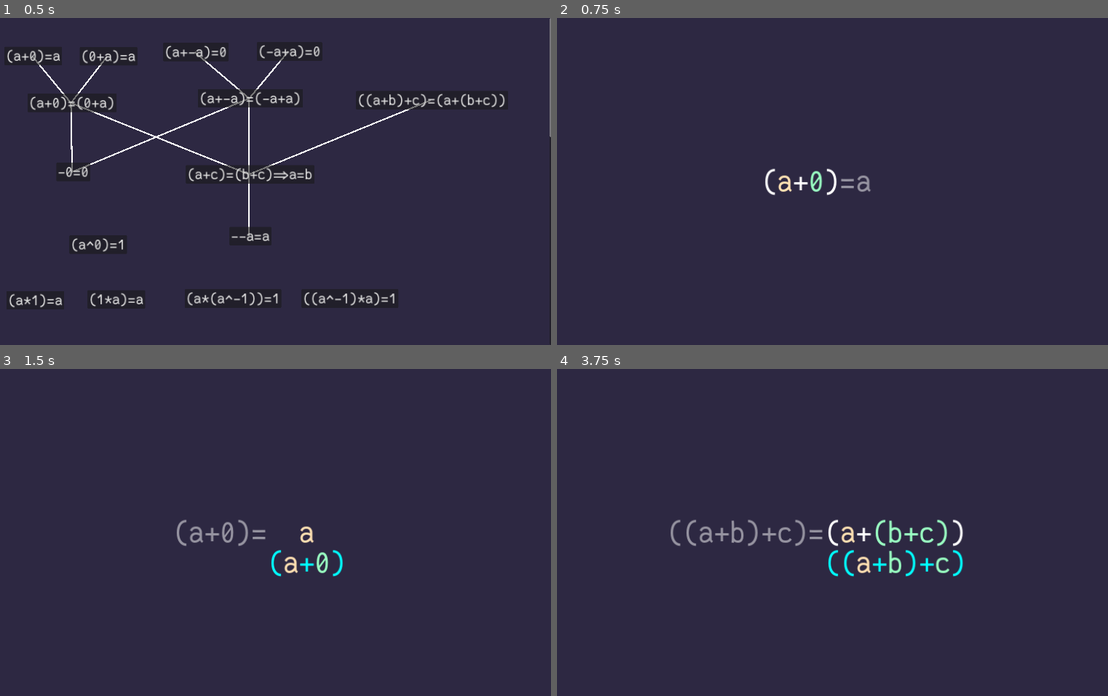
Above: before the commit, frames 1-4 (two rows, left to right).
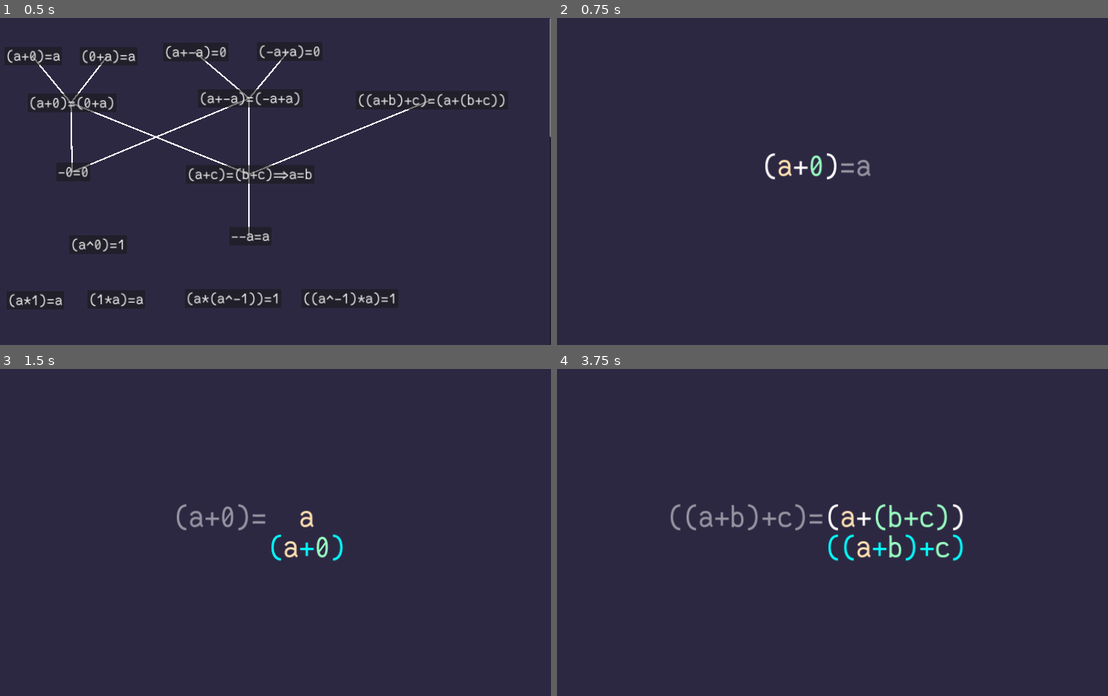
Above: after the commit, the same moments.

Repository: theoahfeldt/emperical-maths
Game: Godot game, scene res://main.tscn
Two runs of this game, one before a commit and one after it. Both use one fixed random seed, a clock stepped at 60 frames per second and the inputs below.
Inputs:
- Up to frame 1 (0.5 s): no input
- Up to frame 2 (0.75 s): click "(a+0)=a" at 0.5 s
- Up to frame 3 (1.5 s): tap Enter (expression_confirm) at 1.25 s; hold Right (expression_right) from 1.28 s (still down); tap Space (expression_select) at 1.35 s
- Up to frame 4 (3.75 s): tap Enter (expression_confirm) at 2, 2.1, 3.5 s; release Right (expression_right) at 2.03 s; hold Down (expression_down) 2.03-2.75 s; tap Space (expression_select) at 2.3, 3.6 s; click "((a+b)+c)=(a+(b+c))" at 2.75 s; hold Right (expression_right) from 3.53 s (still down)

Frame 1 is identical in both runs. In frame 2, 0.9% of the frame differs, in the area x 37-57%, y 41-55%; in frame 3, 1.4%; in frame 4, 3.0%, in the area x 20-74%, y 41-64%.

Commit message:
Modify centering of graphical expressions to ignore height

Diff:
--- a/game/algebra/graphics/graphical_base.gd
+++ b/game/algebra/graphics/graphical_base.gd
@@ -3,7 +3,7 @@
 
 
 var expression: GraphicalExpressionOrMenu
-var center_position: Vector2
+var center_bottom_position: Vector2
 
 
 func _process(delta: float) -> void:
@@ -16,12 +16,12 @@
 
 static func create(
 		p_expression: GraphicalExpressionOrMenu,
-		p_center_position := Vector2.ZERO,
+		p_center_bottom_position := Vector2.ZERO,
 		) -> GraphicalBase:
 	var new := GraphicalBase.new()
 	new.add_child(p_expression)
 	new.expression = p_expression
-	new.center_position = p_center_position
+	new.center_bottom_position = p_center_bottom_position
 	return new
 
 
@@ -35,11 +35,11 @@
 
 
 func center() -> void:
-	center_at(center_position)
+	center_bottom_at(center_bottom_position)
 
 
 func center_smooth() -> void:
-	center_at_smooth(center_position)
+	center_bottom_at_smooth(center_bottom_position)
 
 
 func clear_color() -> void:
--- a/game/algebra/graphics/graphical_component.gd
+++ b/game/algebra/graphics/graphical_component.gd
@@ -36,6 +36,15 @@
 	_movement = Movement.create(position, compensated, movement_duration)
 
 
+func center_bottom_at(p_position: Vector2) -> void:
+	position = p_position + Vector2(-get_width() / 2, 0)
+
+
+func center_bottom_at_smooth(target: Vector2) -> void:
+	var compensated: Vector2 = target + Vector2(-get_width() / 2, 0)
+	_movement = Movement.create(position, compensated, movement_duration)
+
+
 func center_in_viewport() -> void:
 	center_at(get_viewport_rect().size / 2.0)
 
